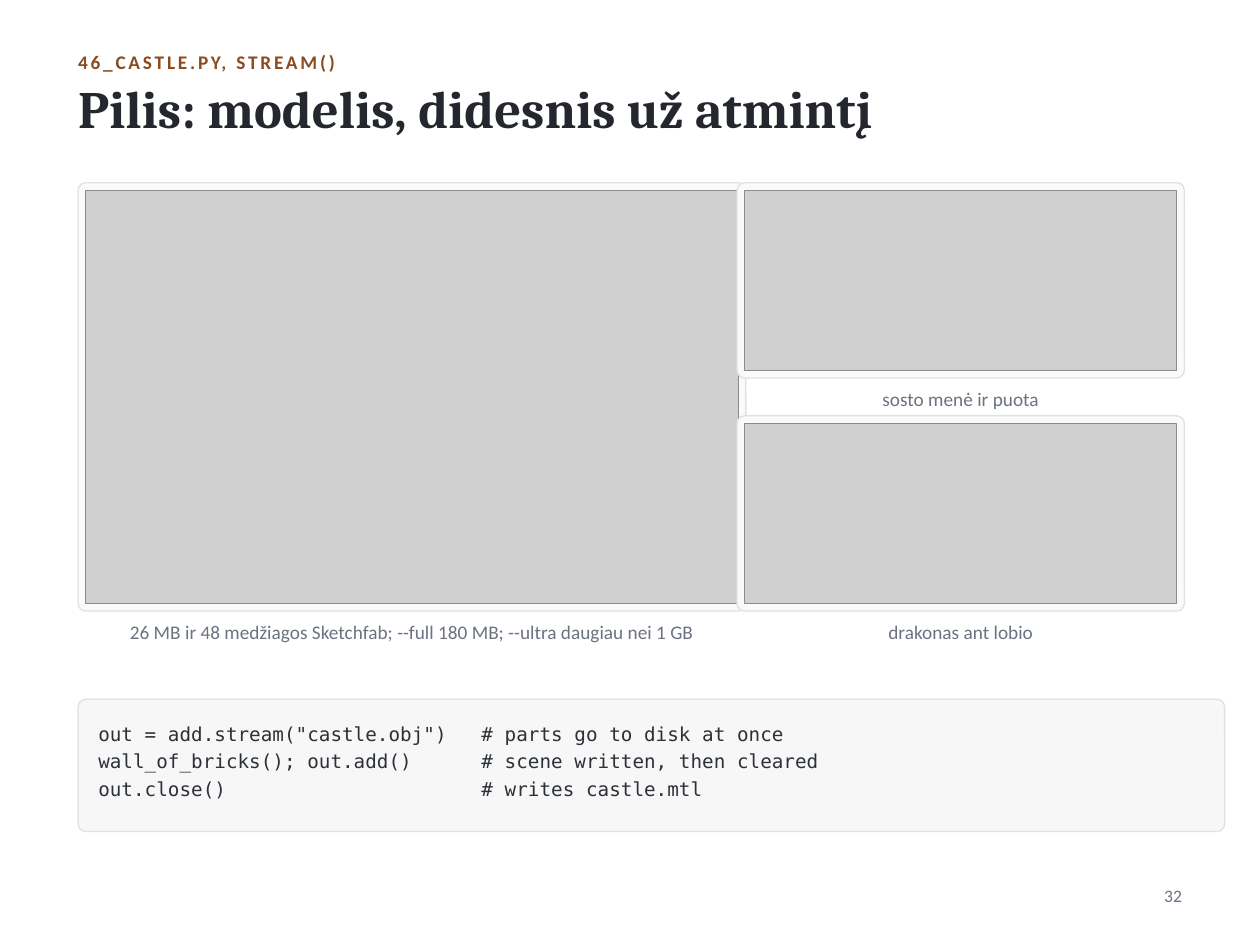
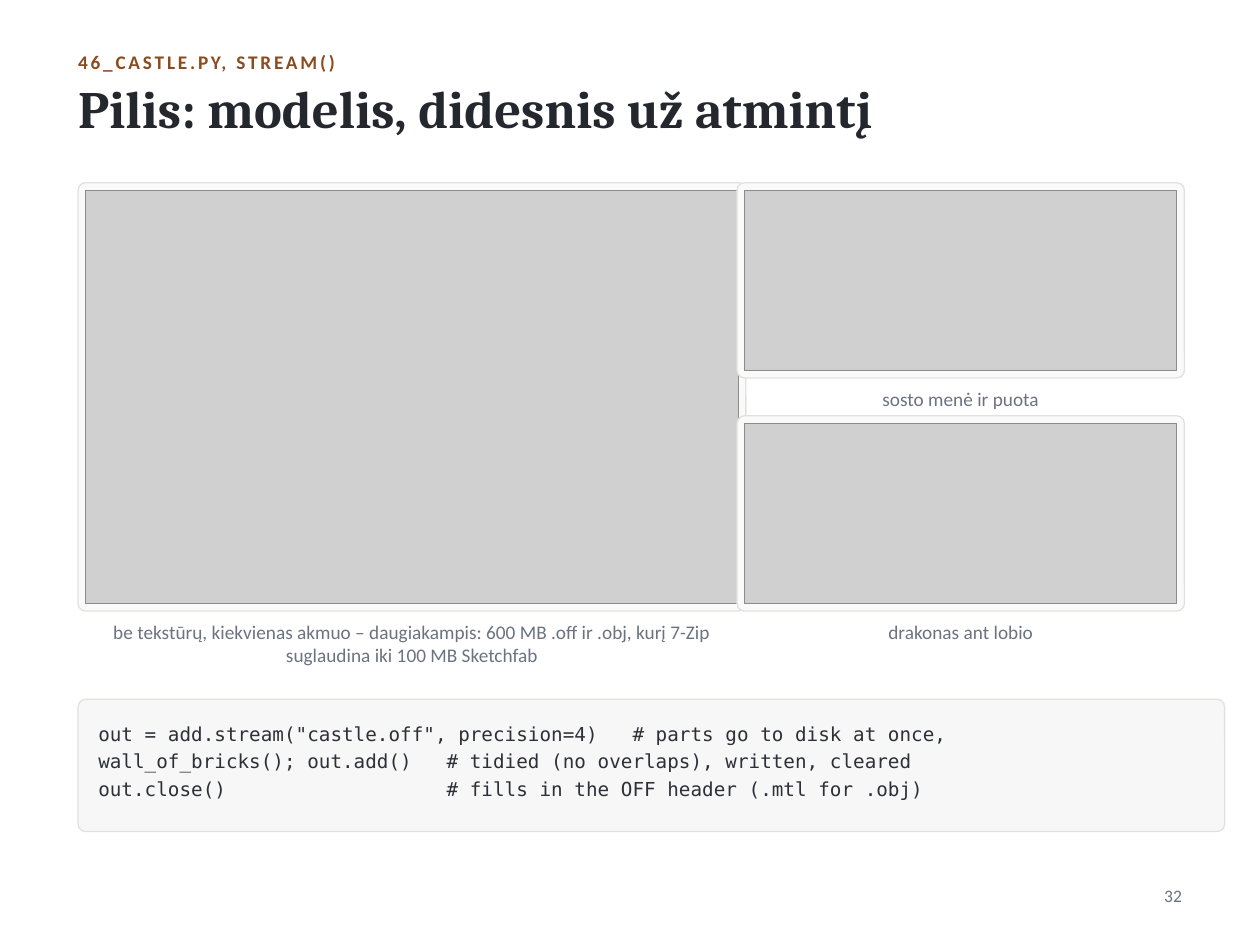
Before and after one commit to akatasis/add3d, a slide deck: slide 33 of slides/add_py_2026_lt.pptx. Drawn at 1260x945 pixels with LibreOffice and Linux fonts; fonts in the diff are those of the drawing; grey boxes stand for pictures. Boxes give left, top, right and bottom in pixels: in the first picture for what was removed or moved away, otherwise in the second. Text is boxed around its words. In the diff, an @@ line names an element or a change of style, - is before the commit and + after.

```diff
--- a/slides/add_py_2026_lt.pptx
+++ b/slides/add_py_2026_lt.pptx
@@ text at bbox=[113, 625, 709, 666]: text changed @@
-26 MB ir 48 medžiagos Sketchfab; --full 180 MB; --ultra daugiau nei 1 GB
+be tekstūrų, kiekvienas akmuo – daugiakampis: 600 MB .off ir .obj, kurį 7-Zip suglaudina iki 100 MB Sketchfab
@@ text at bbox=[98, 726, 946, 800]: text changed @@
-out = add.stream("castle.obj") # parts go to disk at once
-wall_of_bricks(); out.add() # scene written, then cleared
-out.close() # writes castle.mtl
+out = add.stream("castle.off", precision=4) # parts go to disk at once,
+wall_of_bricks(); out.add() # tidied (no overlaps), written, cleared
+out.close() # fills in the OFF header (.mtl for .obj)
```
Also in this commit, not shown: 1 other slide changed, 45 other files.
